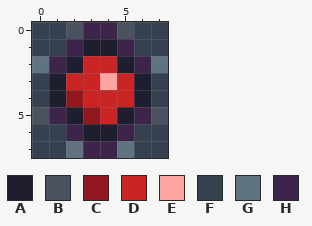
Pixel-art sprite, stored at Graphics/Atlases/Gameplay/objects/SSMHelper/swapblock/moon/midBlockRed00.png. Above: the version before the commit.
The file is 8x8 pixels.
Palette (. is transparent): A #1f1e2e  B #49525e  C #92181f  D #ca2424  E #ffa5a1  F #36414f  G #5f7480  H #3c244a
Pixels before, first column x 0:
0 FFBHHBFF
1 FFHAAHFF
2 GHADDAHG
3 FADDEDAF
4 FACDDDAF
5 BHACDAHB
6 FFHAAHFF
7 FFGHHGFF
The same view after the edit:
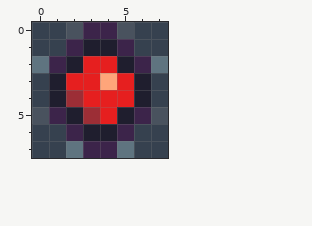
Changes in this commit:
colour C: #92181f -> #9c2e36
colour D: #ca2424 -> #e61f1f
colour E: #ffa5a1 -> #ffa57a
